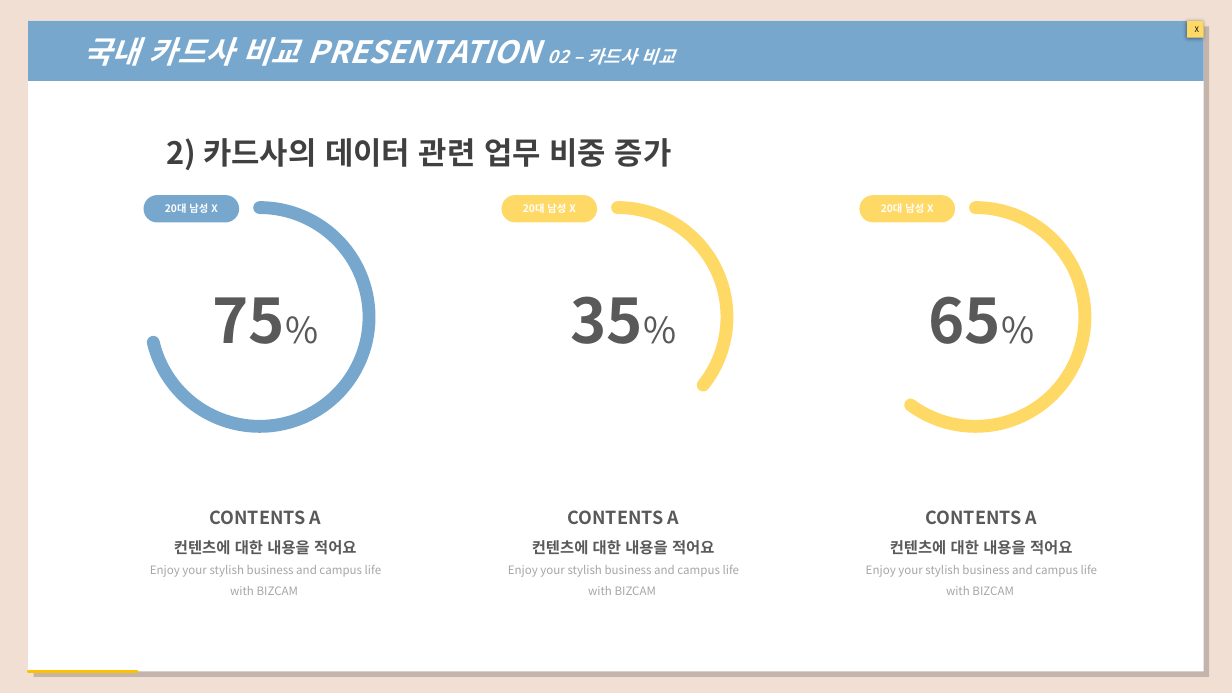
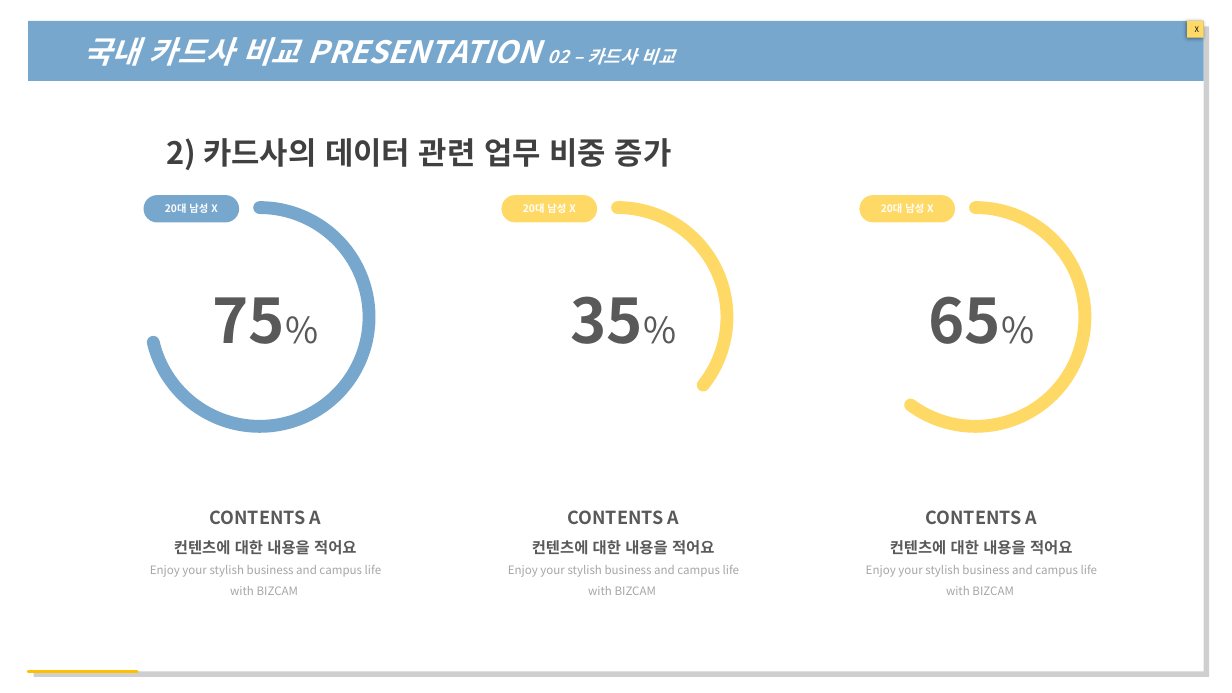
Before and after one commit to yeonji0-0/-22-01-24-, a slide deck: slide 15 of 개인 EDA 프레젠테이션.pptx (slide 8 before the commit). Drawn at 1232x693 pixels with LibreOffice and Linux fonts; fonts in the diff are those of the drawing. Boxes give left, top, right and bottom in pixels: in the first picture for what was removed or moved away, otherwise in the second. Text is boxed around its words. In the diff, an @@ line names an element or a change of style, - is before the commit and + after.

```diff
--- a/개인 EDA 프레젠테이션.pptx
+++ b/개인 EDA 프레젠테이션.pptx
@@ background #F1DFD3 to #FFFFFF @@
```
Also in this commit, not shown: 4 other slides changed, 7 slides added, 1 slide removed, 7 other files.
